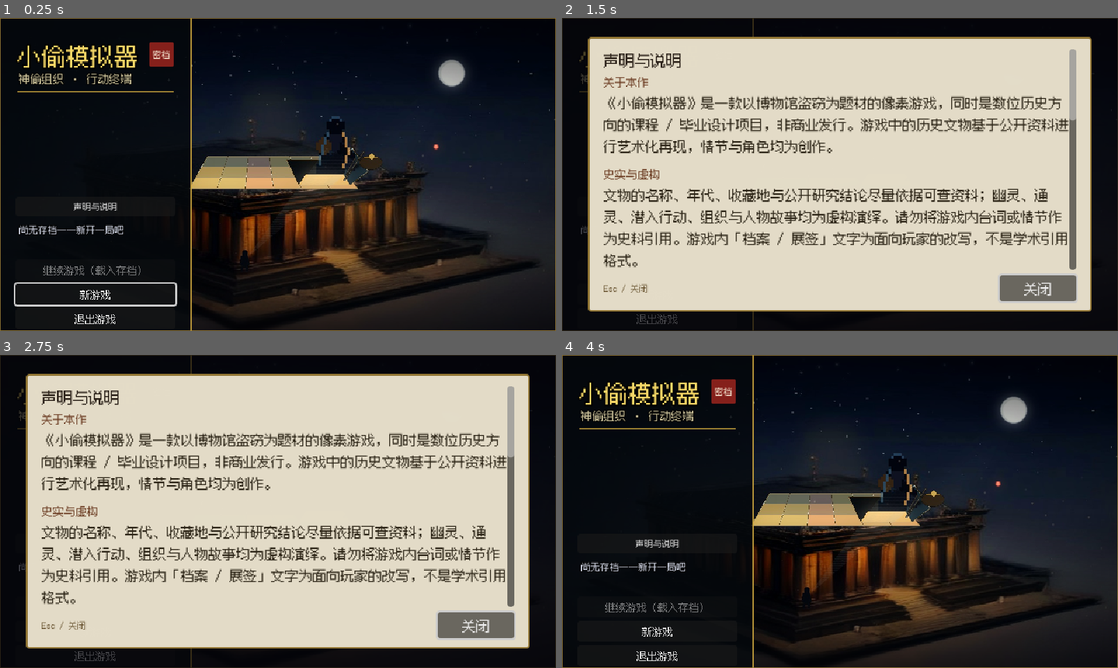
Above: before the commit, frames 1-4 (two rows, left to right).
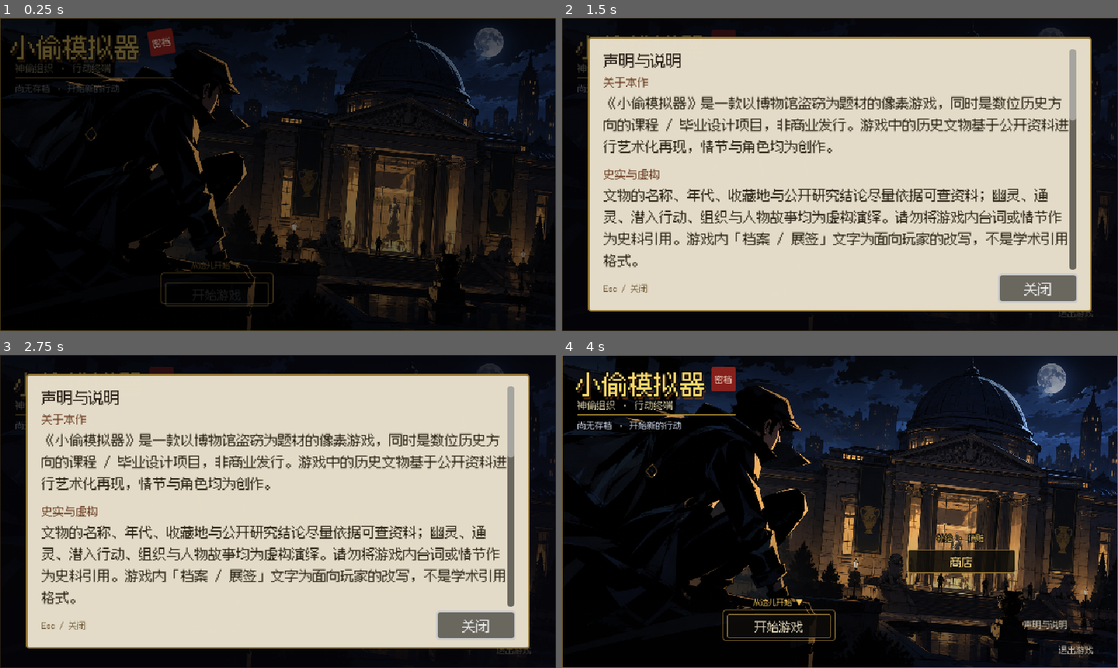
Above: after the commit, the same moments.

Repository: Olipias/thief-sim
Game: Godot game, scene res://src/main.tscn
The game is run twice, just before and just after one commit, with the same random seed, the same clock (stepped at 60 frames per second) and the same inputs.
Inputs (mouse positions are in pixels of both pictures, inside the frame that each line leads up to):
- Up to frame 1 (0.25 s): no input
- Up to frame 2 (1.5 s): click "声明与说明" at 0.5 s; click "新游戏" (after the commit: "开始游戏") at 1.25 s
- Up to frame 3 (2.75 s): click (400, 561) at 2 s, where only the run after the commit has a clickable "商店"
- Up to frame 4 (4 s): click "新游戏" (after the commit: "开始游戏") at 2.75 s; click "关闭" at 3.5 s

The runs differ from the first frame. In frame 1, 34% of the frame differs, in the area x 0-100%, y 0-100%; in frame 2, 0.7%; in frame 3, 0.7%; in frame 4, 36%.

Commit message:
v0.18.0 标题页场景化菜单 + 新封面
- 新封面：屋顶小偷 + 大英博物馆正门（1672×941，title_key_art.png）
- 菜单错开放置：开始/继续在角色手边、商店在博物馆入口、声明/退出右下角；无存档「开始游戏」直接开局
- 动效：黑场淡入、标题左滑、朱砂印盖章、按钮依次浮起、悬停放大 + blip、主按钮呼吸光框、商店标记呼吸、立绘慢推
- 标题「商店」→ 据点商店页（TitleScreen.shop_requested → Main._on_title_shop → Hub.open_shop）
- 测试：冒烟 150 / 输入流 83（真实点击商店）/ 视觉 29 张；verify --visual 13 项全绿

Diff:
--- a/src/main.gd
+++ b/src/main.gd
@@ -183,6 +183,7 @@
 	title.statements_requested.connect(statements.open)
 	title.continue_requested.connect(show_menu)
 	title.new_game_requested.connect(_on_new_game)
+	title.shop_requested.connect(_on_title_shop)
 	title.quit_requested.connect(func() -> void: get_tree().quit())
 	ui_layer.add_child(title)
 
@@ -190,6 +191,15 @@
 func _on_new_game() -> void:
 	Game.start_new_game()
 	show_menu()
+
+
+## 标题页的「商店」：直接进据点并切到商店页（画面里的博物馆入口）。
+func _on_title_shop() -> void:
+	show_menu()
+	for child in ui_layer.get_children():
+		if child is Hub:
+			child.open_shop()
+			return
 
 
 func show_menu() -> void:
--- a/src/ui/hub.gd
+++ b/src/ui/hub.gd
@@ -37,6 +37,11 @@
 
 func _row(id: String) -> PanelContainer:
 	return get_node("Shop/Row" + id.capitalize())
+
+
+## 外部入口：直接打开商店页（标题页的「商店」用）。
+func open_shop() -> void:
+	_show_tab("shop")
 
 
 func _show_tab(tab: String) -> void:
--- a/src/ui/title_screen.gd
+++ b/src/ui/title_screen.gd
@@ -1,14 +1,17 @@
 class_name TitleScreen
 extends Control
-## 标题界面：立绘 + UI（组织主题：金线框 + 朱砂印 + 墨色遮罩）。
+## 标题界面：整幅立绘 + 场景化菜单（选项贴在画面里的“手”和博物馆入口上）。
 ##
-## 立绘优先使用作者提供的 `assets/art/title_key_art.png`（或 .jpg，任意尺寸、
-## 自动按 cover 裁切）；没有时回退到 `title_key_art_placeholder.png`（工具生成的占位图）。
+## 立绘优先使用作者提供的 `assets/art/title_key_art.png`（任意尺寸、自动 cover 裁切）；
+## 没有时回退到 `title_key_art_placeholder.png`。
+## 选项是“错开放置”的：开始/继续在屋顶小偷按着的手边，商店在博物馆正门台阶上，
+## 声明/退出缩在右下角。带入场、悬停、呼吸光框与指针标记等动效。
 
 signal continue_requested
 signal new_game_requested
 signal quit_requested
 signal statements_requested
+signal shop_requested
 
 const ART_CANDIDATES := [
 	"res://assets/art/title_key_art.png",
@@ -17,18 +20,34 @@
 	"res://assets/art/title_key_art_placeholder.png",
 ]
 
+const PRIMARY_RECT := Rect2(190, 298, 120, 26)
+const SECONDARY_RECT := Rect2(190, 330, 120, 24)
+const GLOW_RECT := Rect2(185, 293, 130, 36)
+
 @onready var art: TextureRect = $Art
 @onready var shade_top: TextureRect = $ShadeTop
 @onready var shade_bottom: TextureRect = $ShadeBottom
 @onready var hint_label: Label = $Hint
 @onready var save_label: Label = $SaveInfo
+@onready var title_label: Label = $Title
+@onready var subtitle: Label = $Subtitle
+@onready var title_rule: ColorRect = $TitleRule
+@onready var seal: PanelContainer = $Seal
+@onready var primary_hint: Label = $PrimaryHint
+@onready var shop_hint: Label = $ShopHint
+@onready var primary_glow: Panel = $PrimaryGlow
+@onready var shop_marker: Panel = $ShopMarker
 @onready var continue_button: Button = $ContinueButton
 @onready var new_game_button: Button = $NewGameButton
+@onready var shop_button: Button = $ShopButton
+@onready var statements_button: Button = $StatementsButton
 @onready var quit_button: Button = $QuitButton
-@onready var statements_button: Button = $StatementsButton
+@onready var fade: ColorRect = $Fade
 
 var _confirm_new_game := false
 var _using_placeholder := false
+var _t := 0.0
+var _primary: Button = null
 
 
 func _ready() -> void:
@@ -38,21 +57,12 @@
 	hint_label.text = "立绘占位图 · 将作者立绘放到 assets/art/title_key_art.png 即可自动替换" if _using_placeholder else ""
 	continue_button.pressed.connect(_on_continue)
 	new_game_button.pressed.connect(_on_new_game)
+	shop_button.pressed.connect(func() -> void: shop_requested.emit())
+	statements_button.pressed.connect(func() -> void: statements_requested.emit())
 	quit_button.pressed.connect(func() -> void: quit_requested.emit())
-	statements_button.pressed.connect(func() -> void: statements_requested.emit())
-	continue_button.disabled = not Game.has_save()
-	if Game.has_save():
-		save_label.text = "存档：金币 %d · 背包 %d×%d · 烟雾弹 x%d%s" % [
-			Game.money,
-			Game.bag_cells().x,
-			Game.bag_cells().y,
-			Game.smoke_count,
-			" · 跑鞋已购" if Game.has_sneakers else "",
-		]
-		continue_button.grab_focus()
-	else:
-		save_label.text = "尚无存档——新开一局吧"
-		new_game_button.grab_focus()
+	_layout_buttons()
+	_setup_animations()
+	_play_intro()
 
 
 func _load_key_art() -> Texture2D:
@@ -65,14 +75,138 @@
 	return null
 
 
+## 场景化布局：主行动放在角色手边；商店贴在博物馆正门台阶上。
+func _layout_buttons() -> void:
+	continue_button.position = PRIMARY_RECT.position
+	continue_button.size = PRIMARY_RECT.size
+	new_game_button.size = SECONDARY_RECT.size
+	if Game.has_save():
+		continue_button.visible = true
+		continue_button.text = "继续游戏"
+		new_game_button.visible = true
+		new_game_button.position = SECONDARY_RECT.position
+		new_game_button.text = "新游戏"
+		_set_font_size(new_game_button, 11)
+		_primary = continue_button
+	else:
+		continue_button.visible = false
+		new_game_button.visible = true
+		new_game_button.position = PRIMARY_RECT.position
+		new_game_button.text = "开始游戏"
+		_set_font_size(new_game_button, 14)
+		_primary = new_game_button
+	primary_glow.position = GLOW_RECT.position
+	primary_glow.size = GLOW_RECT.size
+	primary_hint.text = "从这儿开始 ▼"
+	if Game.has_save():
+		save_label.text = "金币 %d · 背包 %d×%d · 烟雾弹 x%d%s" % [
+			Game.money,
+			Game.bag_cells().x,
+			Game.bag_cells().y,
+			Game.smoke_count,
+			" · 跑鞋已购" if Game.has_sneakers else "",
+		]
+	else:
+		save_label.text = "尚无存档 · 开始新的行动"
+	if _primary != null:
+		_primary.grab_focus()
+
+
+func _set_font_size(button: Button, size: int) -> void:
+	button.add_theme_font_size_override("font_size", size)
+
+
+func _setup_animations() -> void:
+	for button in _buttons():
+		button.pivot_offset = button.size * 0.5
+		button.mouse_entered.connect(func() -> void: _hover(button, 1.06, true))
+		button.mouse_exited.connect(func() -> void: _hover(button, 1.0, false))
+		button.focus_entered.connect(func() -> void: _hover(button, 1.04, false))
+		button.focus_exited.connect(func() -> void: _hover(button, 1.0, false))
+	shop_marker.pivot_offset = shop_marker.size * 0.5
+	seal.pivot_offset = seal.size * 0.5
+	art.pivot_offset = size * 0.5
+	resized.connect(func() -> void: art.pivot_offset = size * 0.5)
+
+
+func _buttons() -> Array[Button]:
+	return [continue_button, new_game_button, shop_button, statements_button, quit_button]
+
+
+func _hover(button: Button, target: float, with_sound: bool) -> void:
+	if with_sound:
+		Audio.play("blip", -20.0)
+	var tween := button.create_tween()
+	tween.tween_property(button, "scale", Vector2(target, target), 0.12).set_trans(Tween.TRANS_QUAD)
+
+
+func _play_intro() -> void:
+	# 黑场淡入
+	fade.visible = true
+	fade.color.a = 1.0
+	var fade_tween := create_tween()
+	fade_tween.tween_property(fade, "color:a", 0.0, 0.45)
+	fade_tween.tween_callback(func() -> void: fade.visible = false)
+
+	# 标题从左侧滑入
+	var title_home := title_label.position
+	title_label.position = title_home + Vector2(-16, 0)
+	title_label.modulate.a = 0.0
+	var title_tween := create_tween().set_parallel(true)
+	title_tween.tween_property(title_label, "modulate:a", 1.0, 0.4)
+	title_tween.tween_property(title_label, "position", title_home, 0.5).set_trans(Tween.TRANS_QUAD).set_ease(Tween.EASE_OUT)
+
+	for label in [subtitle, title_rule, save_label, primary_hint, shop_hint]:
+		label.modulate.a = 0.0
+		var label_tween := create_tween()
+		label_tween.tween_property(label, "modulate:a", 1.0, 0.3).set_delay(0.12)
+
+	# 朱砂印“盖章”
+	seal.scale = Vector2(1.8, 1.8)
+	seal.rotation = -0.25
+	var seal_tween := create_tween().set_parallel(true)
+	seal_tween.tween_property(seal, "scale", Vector2.ONE, 0.3).set_delay(0.15).set_trans(Tween.TRANS_BACK).set_ease(Tween.EASE_OUT)
+	seal_tween.tween_property(seal, "rotation", 0.0, 0.3).set_delay(0.15)
+
+	# 选项依次浮起
+	var delay := 0.2
+	for button in _buttons():
+		if not button.visible:
+			continue
+		var home := button.position
+		button.position = home + Vector2(0, 8)
+		button.modulate.a = 0.0
+		var tween := create_tween().set_parallel(true)
+		tween.tween_property(button, "modulate:a", 1.0, 0.28).set_delay(delay)
+		tween.tween_property(button, "position", home, 0.32).set_delay(delay).set_trans(Tween.TRANS_QUAD).set_ease(Tween.EASE_OUT)
+		delay += 0.07
+
+
+func _process(delta: float) -> void:
+	_t += delta
+	# 主按钮的呼吸光框
+	primary_glow.modulate.a = 0.45 + 0.25 * sin(_t * 2.2)
+	# 场景标记的呼吸
+	var pulse := 0.5 + 0.5 * sin(_t * 2.6)
+	shop_marker.modulate.a = 0.45 + 0.45 * pulse
+	shop_marker.scale = Vector2.ONE * (0.85 + 0.25 * pulse)
+	# 立绘极慢的推近，让静态图“活着”
+	art.scale = Vector2.ONE * (1.0 + 0.006 * sin(_t * 0.25))
+
+
 func _on_continue() -> void:
 	continue_requested.emit()
 
 
 func _on_new_game() -> void:
+	if not Game.has_save():
+		new_game_requested.emit()
+		return
 	if not _confirm_new_game:
 		_confirm_new_game = true
-		new_game_button.text = "再按一次：清空存档并新开一局"
+		new_game_button.text = "再按一次：清档重来"
+		_set_font_size(new_game_button, 10)
+		new_game_button.add_theme_color_override("font_color", Color("f0a0a0"))
 		return
 	new_game_requested.emit()
 
--- a/src/ui/title_screen.tscn
+++ b/src/ui/title_screen.tscn
@@ -13,13 +13,129 @@
 corner_radius_bottom_right = 2
 corner_radius_bottom_left = 2
 
-[sub_resource type="StyleBoxFlat" id="StyleBoxFlat_frame"]
+[sub_resource type="StyleBoxFlat" id="SB_frame"]
 draw_center = false
 border_width_left = 1
 border_width_top = 1
 border_width_right = 1
 border_width_bottom = 1
 border_color = Color(0.62, 0.5, 0.22, 0.85)
+
+[sub_resource type="StyleBoxFlat" id="SB_normal"]
+content_margin_left = 10.0
+content_margin_top = 4.0
+content_margin_right = 10.0
+content_margin_bottom = 4.0
+bg_color = Color(0.05, 0.045, 0.035, 0.86)
+border_width_left = 1
+border_width_top = 1
+border_width_right = 1
+border_width_bottom = 1
+border_color = Color(0.55, 0.44, 0.2, 0.9)
+corner_radius_top_left = 2
+corner_radius_top_right = 2
+corner_radius_bottom_right = 2
+corner_radius_bottom_left = 2
+
+[sub_resource type="StyleBoxFlat" id="SB_hover"]
+content_margin_left = 10.0
+content_margin_top = 4.0
+content_margin_right = 10.0
+content_margin_bottom = 4.0
+bg_color = Color(0.13, 0.095, 0.045, 0.95)
+border_width_left = 1
+border_width_top = 1
+border_width_right = 1
+border_width_bottom = 1
+border_color = Color(0.96, 0.79, 0.36, 1)
+corner_radius_top_left = 2
+corner_radius_top_right = 2
+corner_radius_bottom_right = 2
+corner_radius_bottom_left = 2
+shadow_color = Color(0.95, 0.75, 0.3, 0.3)
+shadow_size = 4
+
+[sub_resource type="StyleBoxFlat" id="SB_pressed"]
+content_margin_left = 10.0
+content_margin_top = 4.0
+content_margin_right = 10.0
+content_margin_bottom = 4.0
+bg_color = Color(0.22, 0.15, 0.06, 0.96)
+border_width_left = 1
+border_width_top = 1
+border_width_right = 1
+border_width_bottom = 1
+border_color = Color(0.99, 0.85, 0.45, 1)
+corner_radius_top_left = 2
+corner_radius_top_right = 2
+corner_radius_bottom_right = 2
+corner_radius_bottom_left = 2
+
+[sub_resource type="StyleBoxFlat" id="SB_focus"]
+draw_center = false
+border_width_left = 2
+border_width_top = 2
+border_width_right = 2
+border_width_bottom = 2
+border_color = Color(0.99, 0.84, 0.42, 1)
+corner_radius_top_left = 2
+corner_radius_top_right = 2
+corner_radius_bottom_right = 2
+corner_radius_bottom_left = 2
+
+[sub_resource type="StyleBoxFlat" id="SB_flat"]
+content_margin_left = 6.0
+content_margin_top = 2.0
+content_margin_right = 6.0
+content_margin_bottom = 2.0
+draw_center = false
+
+[sub_resource type="StyleBoxFlat" id="SB_flat_hover"]
+content_margin_left = 6.0
+content_margin_top = 2.0
+content_margin_right = 6.0
+content_margin_bottom = 2.0
+bg_color = Color(0.06, 0.05, 0.035, 0.78)
+corner_radius_top_left = 2
+corner_radius_top_right = 2
+corner_radius_bottom_right = 2
+corner_radius_bottom_left = 2
+
+[sub_resource type="StyleBoxFlat" id="SB_flat_focus"]
+draw_center = false
+border_width_left = 1
+border_width_top = 1
+border_width_right = 1
+border_width_bottom = 1
+border_color = Color(0.85, 0.7, 0.32, 0.7)
+corner_radius_top_left = 2
+corner_radius_top_right = 2
+corner_radius_bottom_right = 2
+corner_radius_bottom_left = 2
+
+[sub_resource type="StyleBoxFlat" id="SB_glow"]
+draw_center = false
+border_width_left = 1
+border_width_top = 1
+border_width_right = 1
+border_width_bottom = 1
+border_color = Color(0.95, 0.75, 0.3, 0.8)
+corner_radius_top_left = 3
+corner_radius_top_right = 3
+corner_radius_bottom_right = 3
+corner_radius_bottom_left = 3
+
+[sub_resource type="StyleBoxFlat" id="SB_ring"]
+draw_center = false
+border_width_left = 1
+border_width_top = 1
+border_width_right = 1
+border_width_bottom = 1
+border_color = Color(0.98, 0.8, 0.35, 0.9)
+corner_radius_top_left = 6
+corner_radius_top_right = 6
+corner_radius_bottom_right = 6
+corner_radius_bottom_left = 6
 
 [node name="TitleScreen" type="Control"]
 anchors_preset = 15
@@ -59,21 +175,6 @@
 expand_mode = 1
 stretch_mode = 0
 
-[node name="LeftPanel" type="ColorRect" parent="."]
-anchor_bottom = 1.0
-offset_right = 220.0
-grow_vertical = 2
-mouse_filter = 2
-color = Color(0.02, 0.035, 0.05, 0.78)
-
-[node name="LeftLine" type="ColorRect" parent="."]
-anchor_bottom = 1.0
-offset_left = 219.0
-offset_right = 221.0
-grow_vertical = 2
-mouse_filter = 2
-color = Color(0.79, 0.64, 0.24, 0.9)
-
 [node name="Frame" type="Panel" parent="."]
 anchors_preset = 15
 anchor_right = 1.0
@@ -81,50 +182,28 @@
 grow_horizontal = 2
 grow_vertical = 2
 mouse_filter = 2
-theme_override_styles/panel = SubResource("StyleBoxFlat_frame")
+theme_override_styles/panel = SubResource("SB_frame")
 
 [node name="Title" type="Label" parent="."]
-offset_left = 20.0
-offset_top = 24.0
-offset_right = 218.0
-offset_bottom = 60.0
-grow_horizontal = 0
-theme_override_colors/font_color = Color(0.96, 0.84, 0.4, 1)
-theme_override_colors/font_outline_color = Color(0, 0, 0, 1)
+offset_left = 16.0
+offset_top = 12.0
+offset_right = 190.0
+offset_bottom = 48.0
+theme_override_colors/font_color = Color(0.97, 0.85, 0.42, 1)
+theme_override_colors/font_outline_color = Color(0.04, 0.03, 0.02, 1)
+theme_override_colors/font_shadow_color = Color(0.55, 0.28, 0.06, 0.55)
 theme_override_constants/outline_size = 6
-theme_override_font_sizes/font_size = 28
+theme_override_constants/shadow_offset_x = 2
+theme_override_constants/shadow_offset_y = 3
+theme_override_font_sizes/font_size = 30
 text = "小偷模拟器"
-horizontal_alignment = 0
-
-[node name="Subtitle" type="Label" parent="."]
-offset_left = 22.0
-offset_top = 60.0
-offset_right = 218.0
-offset_bottom = 78.0
-grow_horizontal = 0
-theme_override_colors/font_color = Color(0.82, 0.78, 0.62, 1)
-theme_override_colors/font_outline_color = Color(0, 0, 0, 1)
-theme_override_constants/outline_size = 4
-theme_override_font_sizes/font_size = 13
-text = "神偷组织 · 行动终端"
-horizontal_alignment = 0
-
-[node name="TitleRule" type="ColorRect" parent="."]
-offset_left = 20.0
-offset_top = 84.0
-offset_right = 200.0
-offset_bottom = 86.0
-grow_horizontal = 0
-mouse_filter = 2
-color = Color(0.79, 0.64, 0.24, 0.75)
 
 [node name="Seal" type="PanelContainer" parent="."]
 offset_left = 172.0
-offset_top = 28.0
+offset_top = 14.0
 offset_right = 200.0
-offset_bottom = 56.0
-grow_horizontal = 0
-theme_override_styles/panel = SubResource("StyleBoxFlat_seal")
+offset_bottom = 42.0
+theme_override_styles/panel = SubResource("SB_seal")
 
 [node name="SealText" type="Label" parent="Seal"]
 theme_override_colors/font_color = Color(0.96, 0.9, 0.82, 1)
@@ -133,69 +212,167 @@
 horizontal_alignment = 1
 vertical_alignment = 1
 
-[node name="StatementsButton" type="Button" parent="."]
+[node name="Subtitle" type="Label" parent="."]
 offset_left = 18.0
-offset_top = 206.0
-offset_right = 202.0
-offset_bottom = 228.0
-grow_horizontal = 0
-theme_override_font_sizes/font_size = 10
-text = "声明与说明"
-
-[node name="SaveInfo" type="Label" parent="."]
-offset_left = 22.0
-offset_top = 236.0
-offset_right = 218.0
-offset_bottom = 274.0
-grow_horizontal = 0
-theme_override_colors/font_color = Color(0.82, 0.84, 0.9, 1)
+offset_top = 50.0
+offset_right = 196.0
+offset_bottom = 64.0
+theme_override_colors/font_color = Color(0.82, 0.78, 0.62, 1)
 theme_override_colors/font_outline_color = Color(0, 0, 0, 1)
 theme_override_constants/outline_size = 4
 theme_override_font_sizes/font_size = 11
-text = "尚无存档——新开一局吧"
-horizontal_alignment = 0
+text = "神偷组织 · 行动终端"
+
+[node name="TitleRule" type="ColorRect" parent="."]
+offset_left = 18.0
+offset_top = 68.0
+offset_right = 200.0
+offset_bottom = 70.0
+mouse_filter = 2
+color = Color(0.79, 0.64, 0.24, 0.75)
+
+[node name="SaveInfo" type="Label" parent="."]
+offset_left = 18.0
+offset_top = 74.0
+offset_right = 196.0
+offset_bottom = 100.0
+theme_override_colors/font_color = Color(0.8, 0.83, 0.9, 1)
+theme_override_colors/font_outline_color = Color(0, 0, 0, 1)
+theme_override_constants/outline_size = 4
+theme_override_font_sizes/font_size = 10
+text = "尚无存档 · 开始新的行动"
 autowrap_mode = 2
 
+[node name="PrimaryHint" type="Label" parent="."]
+offset_left = 182.0
+offset_top = 278.0
+offset_right = 318.0
+offset_bottom = 292.0
+theme_override_colors/font_color = Color(0.95, 0.78, 0.38, 0.95)
+theme_override_colors/font_outline_color = Color(0.05, 0.04, 0.02, 1)
+theme_override_constants/outline_size = 4
+theme_override_font_sizes/font_size = 9
+text = "从这儿开始 ▼"
+horizontal_alignment = 1
+
+[node name="PrimaryGlow" type="Panel" parent="."]
+offset_left = 185.0
+offset_top = 293.0
+offset_right = 315.0
+offset_bottom = 329.0
+mouse_filter = 2
+theme_override_styles/panel = SubResource("SB_glow")
+
+[node name="ShopMarker" type="Panel" parent="."]
+offset_left = 453.0
+offset_top = 255.0
+offset_right = 467.0
+offset_bottom = 269.0
+mouse_filter = 2
+theme_override_styles/panel = SubResource("SB_ring")
+
 [node name="ContinueButton" type="Button" parent="."]
-offset_left = 18.0
-offset_top = 278.0
-offset_right = 202.0
-offset_bottom = 302.0
-grow_horizontal = 0
-theme_override_font_sizes/font_size = 12
-text = "继续游戏（载入存档）"
+offset_left = 190.0
+offset_top = 298.0
+offset_right = 310.0
+offset_bottom = 324.0
+focus_mode = 2
+theme_override_colors/font_color = Color(1, 0.9, 0.62, 1)
+theme_override_colors/font_hover_color = Color(1, 0.96, 0.78, 1)
+theme_override_font_sizes/font_size = 14
+theme_override_styles/normal = SubResource("SB_normal")
+theme_override_styles/hover = SubResource("SB_hover")
+theme_override_styles/pressed = SubResource("SB_pressed")
+theme_override_styles/focus = SubResource("SB_focus")
+text = "继续游戏"
 
 [node name="NewGameButton" type="Button" parent="."]
-offset_left = 18.0
-offset_top = 306.0
-offset_right = 202.0
-offset_bottom = 330.0
-grow_horizontal = 0
-theme_override_font_sizes/font_size = 12
+offset_left = 190.0
+offset_top = 330.0
+offset_right = 310.0
+offset_bottom = 354.0
+focus_mode = 2
+theme_override_colors/font_color = Color(0.88, 0.84, 0.72, 1)
+theme_override_colors/font_hover_color = Color(1, 0.93, 0.7, 1)
+theme_override_font_sizes/font_size = 11
+theme_override_styles/normal = SubResource("SB_normal")
+theme_override_styles/hover = SubResource("SB_hover")
+theme_override_styles/pressed = SubResource("SB_pressed")
+theme_override_styles/focus = SubResource("SB_focus")
 text = "新游戏"
 
+[node name="ShopButton" type="Button" parent="."]
+offset_left = 398.0
+offset_top = 224.0
+offset_right = 522.0
+offset_bottom = 248.0
+focus_mode = 2
+theme_override_colors/font_color = Color(1, 0.86, 0.52, 1)
+theme_override_colors/font_hover_color = Color(1, 0.96, 0.78, 1)
+theme_override_font_sizes/font_size = 13
+theme_override_styles/normal = SubResource("SB_normal")
+theme_override_styles/hover = SubResource("SB_hover")
+theme_override_styles/pressed = SubResource("SB_pressed")
+theme_override_styles/focus = SubResource("SB_focus")
+text = "商店"
+
+[node name="ShopHint" type="Label" parent="."]
+offset_left = 398.0
+offset_top = 204.0
+offset_right = 522.0
+offset_bottom = 220.0
+theme_override_colors/font_color = Color(0.95, 0.78, 0.38, 0.95)
+theme_override_colors/font_outline_color = Color(0.05, 0.04, 0.02, 1)
+theme_override_constants/outline_size = 4
+theme_override_font_sizes/font_size = 9
+text = "补给 · 销赃"
+horizontal_alignment = 1
+
+[node name="StatementsButton" type="Button" parent="."]
+offset_left = 486.0
+offset_top = 300.0
+offset_right = 628.0
+offset_bottom = 320.0
+focus_mode = 2
+theme_override_colors/font_color = Color(0.78, 0.74, 0.64, 1)
+theme_override_colors/font_hover_color = Color(1, 0.88, 0.5, 1)
+theme_override_font_sizes/font_size = 10
+theme_override_styles/normal = SubResource("SB_flat")
+theme_override_styles/hover = SubResource("SB_flat_hover")
+theme_override_styles/pressed = SubResource("SB_flat_hover")
+theme_override_styles/focus = SubResource("SB_flat_focus")
+text = "声明与说明"
+
 [node name="QuitButton" type="Button" parent="."]
-offset_left = 18.0
-offset_top = 334.0
-offset_right = 202.0
-offset_bottom = 358.0
-grow_horizontal = 0
-theme_override_font_sizes/font_size = 12
+offset_left = 556.0
+offset_top = 328.0
+offset_right = 628.0
+offset_bottom = 350.0
+focus_mode = 2
+theme_override_colors/font_color = Color(0.78, 0.74, 0.64, 1)
+theme_override_colors/font_hover_color = Color(1, 0.88, 0.5, 1)
+theme_override_font_sizes/font_size = 10
+theme_override_styles/normal = SubResource("SB_flat")
+theme_override_styles/hover = SubResource("SB_flat_hover")
+theme_override_styles/pressed = SubResource("SB_flat_hover")
+theme_override_styles/focus = SubResource("SB_flat_focus")
 text = "退出游戏"
 
 [node name="Hint" type="Label" parent="."]
-anchor_left = 1.0
-anchor_right = 1.0
-anchor_top = 1.0
-anchor_bottom = 1.0
-offset_left = -320.0
-offset_top = -32.0
-offset_right = -10.0
-offset_bottom = -12.0
-grow_horizontal = 0
-grow_vertical = 0
+offset_left = 12.0
+offset_top = 340.0
+offset_right = 300.0
+offset_bottom = 356.0
 theme_override_colors/font_color = Color(0.55, 0.55, 0.6, 1)
 theme_override_colors/font_outline_color = Color(0, 0, 0, 1)
 theme_override_constants/outline_size = 3
-text = "立绘占位图：assets/art/title_key_art_placeholder.png"
-horizontal_alignment = 2
+theme_override_font_sizes/font_size = 9
+
+[node name="Fade" type="ColorRect" parent="."]
+anchors_preset = 15
+anchor_right = 1.0
+anchor_bottom = 1.0
+grow_horizontal = 2
+grow_vertical = 2
+mouse_filter = 2
+color = Color(0, 0, 0, 0)
--- a/tests/smoke_test.gd
+++ b/tests/smoke_test.gd
@@ -474,6 +474,14 @@
 	title.quit_requested.connect(func() -> void: quit_requested["value"] = true)
 	title.quit_button.pressed.emit()
 	check(quit_requested["value"], "quit emits its signal")
+	check(title.shop_button != null, "title screen has a scene-placed shop button")
+	var shopped := {"value": false}
+	title.shop_requested.connect(func() -> void: shopped["value"] = true)
+	title.shop_button.pressed.emit()
+	check(shopped["value"], "shop button emits shop_requested")
+	var primary: Button = title.continue_button if title.continue_button.visible else title.new_game_button
+	check(primary.position.y >= 250.0, "primary action is placed in the scene (rooftop ledge)")
+	check(title.primary_hint.text != "", "primary action has a scene hint")
 	title.queue_free()
 	await get_tree().process_frame
 
--- a/tests/test_input_flow.gd
+++ b/tests/test_input_flow.gd
@@ -294,6 +294,34 @@
 	check(not main.statements.is_open(), "ESC 关闭声明页")
 
 
+func _test_title_shop() -> void:
+	# 标题页的「商店」：真实点击画面里博物馆入口处的按钮 → 据点商店页
+	main.show_title()
+	await _frames(4)
+	await _wait(0.6)
+	var title: TitleScreen = null
+	for child in main.get_node("UILayer").get_children():
+		if child is TitleScreen:
+			title = child
+	check(title != null, "标题界面已打开（商店测试）")
+	if title == null:
+		return
+	var button: Button = title.get_node_or_null("ShopButton")
+	check(button != null, "标题界面有场景化的「商店」按钮")
+	if button == null:
+		return
+	await _click(button.get_global_rect().get_center())
+	await _frames(4)
+	var hub: Hub = null
+	for child in main.get_node("UILayer").get_children():
+		if child is Hub:
+			hub = child
+	check(hub != null, "点击「商店」进入据点")
+	if hub != null:
+		check(hub.shop_box.visible, "点击「商店」直接显示商店页")
+		check(hub.tab_shop.button_pressed, "商店标签处于高亮")
+
+
 func _test_sell_tab() -> void:
 	# 据点「销赃」页：真实点击标签 → 逐件卖出 → 全部出手
 	Game.loot_stash = [] as Array[String]
@@ -366,6 +394,7 @@
 	await _test_leave_scene_clean()
 	await _test_relic_closeup()
 	await _test_statements_from_title()
+	await _test_title_shop()
 	await _test_sell_tab()
 
 	# 停止音频并给音频服务端一点真实时间释放播放引用（否则退出时报假泄漏）
Binary file added: assets/art/file_00000000e0148211a1964f9aec13058a.png
Not shown, added: assets/art/file_00000000e0148211a1964f9aec13058a.png.import
Binary file removed: assets/art/title_key_art.jpg
Binary file added: assets/art/title_key_art.png
Not shown, changed: assets/art/title_key_art.png.import
Not shown: 1 places in src/ui/title_screen.tscn that only renumber resources
Binary file changed: tests/visual_baseline/shot_alert.png
Binary file changed: tests/visual_baseline/shot_backpack.png
Binary file changed: tests/visual_baseline/shot_bm_archive.png
Binary file changed: tests/visual_baseline/shot_bm_backpack.png
Binary file changed: tests/visual_baseline/shot_bm_closeup.png
Binary file changed: tests/visual_baseline/shot_bm_ghost.png
(and 24 more such lines)
